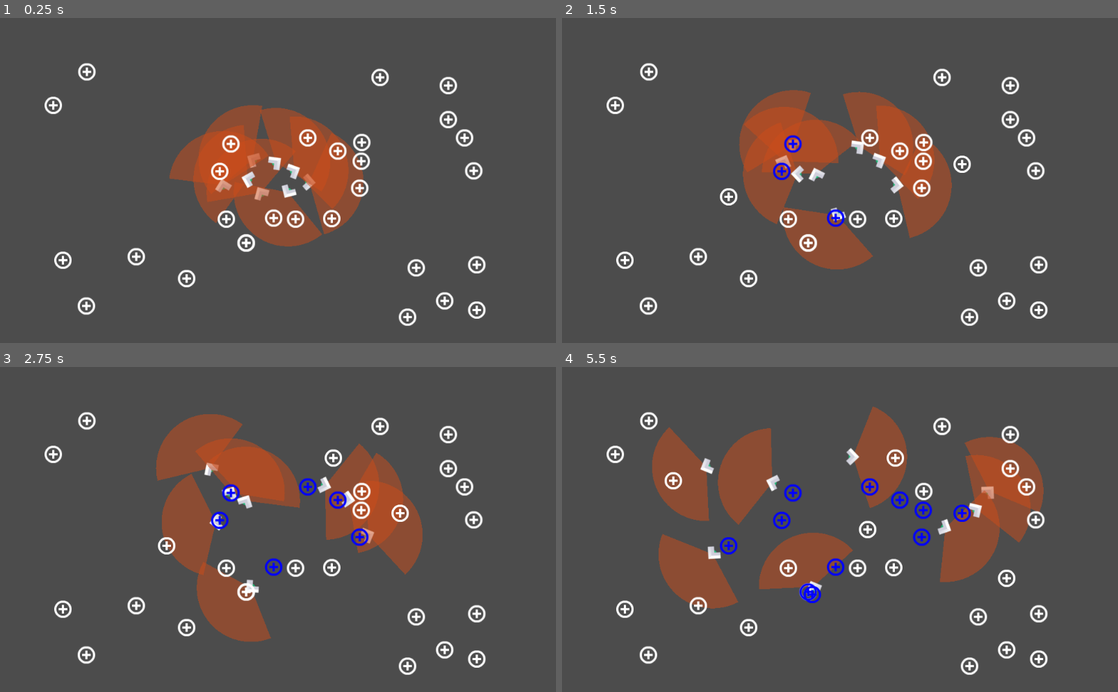
Above: before the commit, frames 1-4 (two rows, left to right).
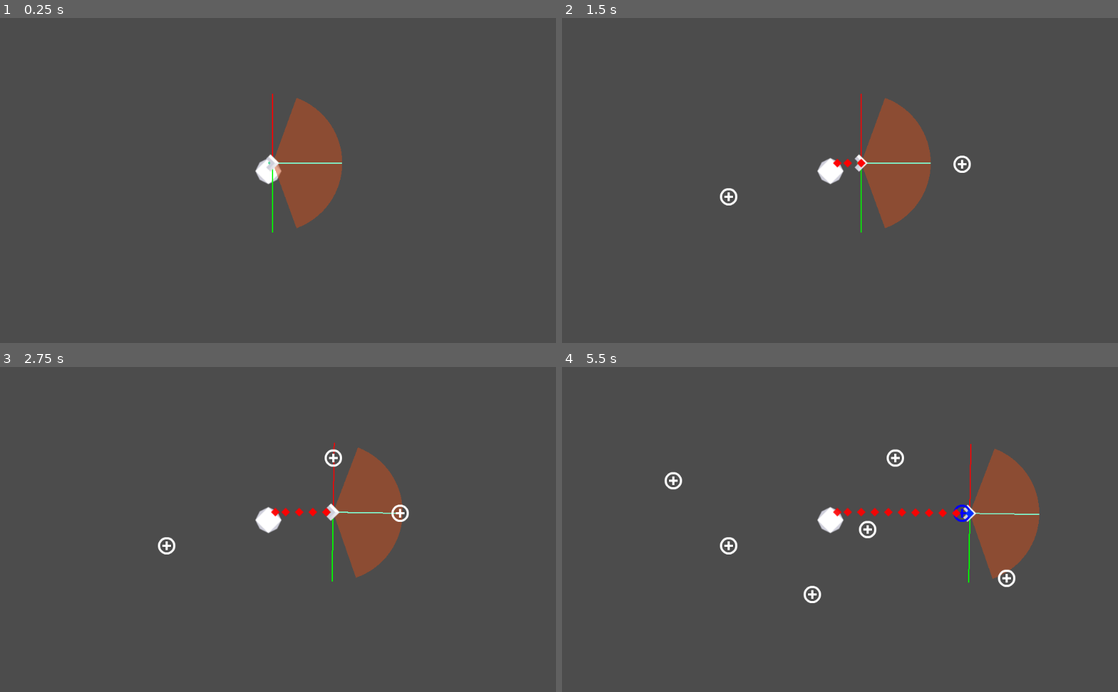
Above: after the commit, the same moments.

Repository: AdrKacz/IA-BDI
Game: Godot game, scene res://debug/playground/playground.tscn
Two runs of this game, one before a commit and one after it. Both use one fixed random seed, a clock stepped at 60 frames per second and the inputs below. The project has no main scene, so this scene is started directly.
Inputs (mouse positions are in pixels of both pictures, inside the frame that each line leads up to):
- Up to frame 1 (0.25 s): no input
- Up to frame 2 (1.5 s): move the mouse to (962, 164) at 0.52 s; click (962, 164) at 0.67 s; drag from (728, 196) to (801, 148) at 1.27 s
- Up to frame 3 (2.75 s): move the mouse to (333, 458) at 2.02 s; click (333, 458) at 2.17 s
- Up to frame 4 (5.5 s): drag from (812, 594) to (928, 536) at 2.77 s; move the mouse to (1006, 578) at 3.52 s; click (1006, 578) at 3.67 s; drag from (673, 480) to (923, 510) at 4.27 s; move the mouse to (867, 529) at 5.02 s; click (867, 529) at 5.17 s

The runs differ from the first frame. In frame 1, 12% of the frame differs, in the area x 8-88%, y 13-95%; in frame 2, 14%; in frame 3, 15%; in frame 4, 17%, in the area x 8-88%, y 12-95%.

Commit message:
Pheromone Steering, not lasting problem not solved

Diff:
--- /dev/null
+++ b/Spaceship-Simulation/base/base.gd
@@ -0,0 +1,21 @@
+extends Area2D
+
+export (PackedScene) var spaceship_scene : PackedScene
+
+var _random : RandomNumberGenerator
+
+func _ready() -> void:
+	_random = RandomNumberGenerator.new()
+	_random.randomize()
+
+func get_spaceship_at_random():
+	var inside_unit_circle : Vector2 = Vector2(_random.randf_range(-1, 1), _random.randf_range(-1, 1)).clamped(1)
+	var spaceship_relative_position : Vector2 = inside_unit_circle * $CollisionShape2D.shape.radius
+
+	var spaceship : Spaceship = spaceship_scene.instance()
+	spaceship.global_position = global_position + spaceship_relative_position
+
+	var angle : float = atan2(spaceship_relative_position.y, spaceship_relative_position.x)
+	spaceship.rotation = angle
+
+	return spaceship
--- /dev/null
+++ b/Spaceship-Simulation/base/base.tscn
@@ -0,0 +1,20 @@
+[gd_scene load_steps=5 format=2]
+
+[ext_resource path="res://Assets/simple-space/meteor_large.png" type="Texture" id=1]
+[ext_resource path="res://base/base.gd" type="Script" id=2]
+[ext_resource path="res://spaceship/spaceship.tscn" type="PackedScene" id=3]
+
+[sub_resource type="CircleShape2D" id=1]
+radius = 16.0
+
+[node name="Base" type="Area2D" groups=[
+"base",
+]]
+script = ExtResource( 2 )
+spaceship_scene = ExtResource( 3 )
+
+[node name="meteor_large" type="Sprite" parent="."]
+texture = ExtResource( 1 )
+
+[node name="CollisionShape2D" type="CollisionShape2D" parent="."]
+shape = SubResource( 1 )
--- a/Spaceship-Simulation/debug/playground/playground.gd
+++ b/Spaceship-Simulation/debug/playground/playground.gd
@@ -1,28 +1,18 @@
 extends Node2D
 
-export (PackedScene) var Supply : PackedScene
+export (PackedScene) var supply_scene : PackedScene
 
-var _dragging = false
-var _click_radius = 32
+export (int) var number_of_spaceship = 1
 
-#func _process(_delta):
-#	$Spaceship._target = $Target.position
+func _ready():
+	for _i in range(number_of_spaceship):
+		var spaceship: Spaceship = $Base.get_spaceship_at_random()
+		add_child(spaceship)
+		spaceship.setup()
 
-func _input(event : InputEvent):
-	if event is InputEventMouseButton and event.button_index == BUTTON_LEFT:
-		if (event.position - $Target.position).length() < _click_radius:
-			# Start dragging if the click is on the sprite
-			if not _dragging and event.pressed:
-				_dragging = true
-		elif event.pressed:
-			# Create supply
-			var supply : RigidBody2D = Supply.instance()
-			supply.position = event.position
-			add_child(supply)
-		# Stop dragging if the button is released
-		if _dragging and not event.pressed:
-			_dragging = false
-
-	if event is InputEventMouseMotion and _dragging:
-		# While dragging, move the sprite with the mouse
-		$Target.position = event.position
+func _input(event : InputEvent) -> void:
+	if event is InputEventMouseButton and event.button_index == BUTTON_LEFT and event.pressed:
+		# Create supply
+		var supply : Supply = supply_scene.instance()
+		supply.position = event.position
+		add_child(supply)
--- a/Spaceship-Simulation/debug/playground/playground.tscn
+++ b/Spaceship-Simulation/debug/playground/playground.tscn
@@ -1,128 +1,12 @@
-[gd_scene load_steps=5 format=2]
+[gd_scene load_steps=4 format=2]
 
 [ext_resource path="res://debug/playground/playground.gd" type="Script" id=1]
-[ext_resource path="res://debug/target/target.tscn" type="PackedScene" id=2]
-[ext_resource path="res://spaceship/spaceship.tscn" type="PackedScene" id=3]
+[ext_resource path="res://base/base.tscn" type="PackedScene" id=2]
 [ext_resource path="res://debug/supply/supply.tscn" type="PackedScene" id=4]
 
 [node name="Playground" type="Node2D"]
 script = ExtResource( 1 )
-Supply = ExtResource( 4 )
+supply_scene = ExtResource( 4 )
 
-[node name="Spaceship" parent="." instance=ExtResource( 3 )]
-position = Vector2( 467.478, 267.908 )
-
-[node name="Spaceship2" parent="." instance=ExtResource( 3 )]
-position = Vector2( 565.914, 301.657 )
-
-[node name="Spaceship3" parent="." instance=ExtResource( 3 )]
-position = Vector2( 479.665, 320.407 )
-
-[node name="Spaceship4" parent="." instance=ExtResource( 3 )]
-position = Vector2( 506.853, 266.97 )
-
-[node name="Spaceship5" parent="." instance=ExtResource( 3 )]
-position = Vector2( 542.477, 283.845 )
-
-[node name="Spaceship6" parent="." instance=ExtResource( 3 )]
-position = Vector2( 531.227, 320.407 )
-rotation = 1.54796
-
-[node name="Spaceship7" parent="." instance=ExtResource( 3 )]
-position = Vector2( 443.103, 341.969 )
-rotation = 1.54796
-
-[node name="Spaceship8" parent="." instance=ExtResource( 3 )]
-position = Vector2( 443.103, 341.969 )
-rotation = 1.54796
-
-[node name="Target" parent="." instance=ExtResource( 2 )]
-visible = false
-position = Vector2( 339.656, 208.235 )
-
-[node name="Supply" parent="." instance=ExtResource( 4 )]
-position = Vector2( 250.968, 440.629 )
-
-[node name="Supply2" parent="." instance=ExtResource( 4 )]
-position = Vector2( 343.78, 480.941 )
-
-[node name="Supply17" parent="." instance=ExtResource( 4 )]
-position = Vector2( 504.09, 369.38 )
-
-[node name="Supply18" parent="." instance=ExtResource( 4 )]
-position = Vector2( 544.402, 371.255 )
-
-[node name="Supply19" parent="." instance=ExtResource( 4 )]
-position = Vector2( 416.904, 371.255 )
-
-[node name="Supply20" parent="." instance=ExtResource( 4 )]
-position = Vector2( 404.716, 283.131 )
-
-[node name="Supply21" parent="." instance=ExtResource( 4 )]
-position = Vector2( 425.341, 232.506 )
-
-[node name="Supply22" parent="." instance=ExtResource( 4 )]
-position = Vector2( 566.902, 221.256 )
-
-[node name="Supply23" parent="." instance=ExtResource( 4 )]
-position = Vector2( 622.214, 245.631 )
-
-[node name="Supply24" parent="." instance=ExtResource( 4 )]
-position = Vector2( 666.276, 229.694 )
-
-[node name="Supply25" parent="." instance=ExtResource( 4 )]
-position = Vector2( 665.339, 264.381 )
-
-[node name="Supply26" parent="." instance=ExtResource( 4 )]
-position = Vector2( 662.526, 314.068 )
-
-[node name="Supply27" parent="." instance=ExtResource( 4 )]
-position = Vector2( 610.964, 370.317 )
-
-[node name="Supply28" parent="." instance=ExtResource( 4 )]
-position = Vector2( 453.466, 415.317 )
-
-[node name="Supply29" parent="." instance=ExtResource( 4 )]
-position = Vector2( 453.466, 415.317 )
-
-[node name="Supply3" parent="." instance=ExtResource( 4 )]
-position = Vector2( 159.094, 531.566 )
-
-[node name="Supply4" parent="." instance=ExtResource( 4 )]
-position = Vector2( 115.97, 447.192 )
-
-[node name="Supply5" parent="." instance=ExtResource( 4 )]
-position = Vector2( 98.1573, 161.257 )
-
-[node name="Supply6" parent="." instance=ExtResource( 4 )]
-position = Vector2( 160.032, 99.3829 )
-
-[node name="Supply7" parent="." instance=ExtResource( 4 )]
-position = Vector2( 700.026, 109.695 )
-
-[node name="Supply8" parent="." instance=ExtResource( 4 )]
-position = Vector2( 825.649, 124.695 )
-
-[node name="Supply9" parent="." instance=ExtResource( 4 )]
-position = Vector2( 825.649, 187.507 )
-
-[node name="Supply10" parent="." instance=ExtResource( 4 )]
-position = Vector2( 855.649, 221.257 )
-
-[node name="Supply11" parent="." instance=ExtResource( 4 )]
-position = Vector2( 872.524, 282.193 )
-
-[node name="Supply12" parent="." instance=ExtResource( 4 )]
-position = Vector2( 750.65, 552.19 )
-
-[node name="Supply13" parent="." instance=ExtResource( 4 )]
-position = Vector2( 819.087, 522.191 )
-
-[node name="Supply14" parent="." instance=ExtResource( 4 )]
-position = Vector2( 878.149, 539.066 )
-
-[node name="Supply15" parent="." instance=ExtResource( 4 )]
-position = Vector2( 878.149, 455.629 )
-
-[node name="Supply16" parent="." instance=ExtResource( 4 )]
-position = Vector2( 766.587, 461.254 )
+[node name="Base" parent="." instance=ExtResource( 2 )]
+position = Vector2( 494.356, 282.463 )
--- a/Spaceship-Simulation/debug/supply/supply.gd
+++ b/Spaceship-Simulation/debug/supply/supply.gd
@@ -1,7 +1,9 @@
 extends RigidBody2D
+class_name Supply
+
 export (int) var resources : int = 10
 
-func collect_resources(quantity : int):
+func collect_resources(quantity : int) -> int:
 	if resources > quantity:
 		resources -= quantity
 		return quantity
--- a/Spaceship-Simulation/debug/supply/supply.tscn
+++ b/Spaceship-Simulation/debug/supply/supply.tscn
@@ -6,7 +6,9 @@
 [sub_resource type="CircleShape2D" id=1]
 radius = 16.0
 
-[node name="Supply" type="RigidBody2D"]
+[node name="Supply" type="RigidBody2D" groups=[
+"supply",
+]]
 collision_layer = 4
 collision_mask = 0
 gravity_scale = 0.0
--- a/Spaceship-Simulation/pheromone/home-pheromone.tscn
+++ b/Spaceship-Simulation/pheromone/home-pheromone.tscn
@@ -1,12 +1,16 @@
-[gd_scene load_steps=3 format=2]
+[gd_scene load_steps=4 format=2]
 
 [ext_resource path="res://Assets/simple-space/star_tiny.png" type="Texture" id=1]
+[ext_resource path="res://pheromone/pheromone.gd" type="Script" id=2]
 
 [sub_resource type="CircleShape2D" id=1]
-radius = 8.0
+radius = 16.0
 
 [node name="HomePheromone" type="Area2D"]
 modulate = Color( 1, 0, 0, 1 )
+collision_layer = 8
+collision_mask = 0
+script = ExtResource( 2 )
 
 [node name="CollisionShape2D" type="CollisionShape2D" parent="."]
 position = Vector2( -0.0703125, 0.015625 )
--- /dev/null
+++ b/Spaceship-Simulation/pheromone/pheromone.gd
@@ -0,0 +1,15 @@
+extends Area2D
+class_name Pheromone
+
+export (float) var evaporation_time : float = 50
+
+var lifetime : float = 0
+
+func _process(delta) -> void:
+	lifetime += delta
+	$star_tiny.modulate.a = max(0, 1 - lifetime / evaporation_time)
+	if lifetime >= evaporation_time:
+		queue_free()
+
+func get_strength() -> float:
+	return max(0, 1 - lifetime / evaporation_time)
--- a/Spaceship-Simulation/pheromone/resources-pheromone.tscn
+++ b/Spaceship-Simulation/pheromone/resources-pheromone.tscn
@@ -1,12 +1,16 @@
-[gd_scene load_steps=3 format=2]
+[gd_scene load_steps=4 format=2]
 
 [ext_resource path="res://Assets/simple-space/star_tiny.png" type="Texture" id=1]
+[ext_resource path="res://pheromone/pheromone.gd" type="Script" id=2]
 
 [sub_resource type="CircleShape2D" id=1]
-radius = 8.0
+radius = 16.0
 
 [node name="ResourcesPheromone" type="Area2D"]
 modulate = Color( 0, 0.180392, 1, 1 )
+collision_layer = 16
+collision_mask = 0
+script = ExtResource( 2 )
 
 [node name="CollisionShape2D" type="CollisionShape2D" parent="."]
 position = Vector2( -0.0703125, 0.015625 )
--- a/Spaceship-Simulation/project.godot
+++ b/Spaceship-Simulation/project.godot
@@ -7,6 +7,34 @@
 ;   param=value ; assign values to parameters
 
 config_version=4
+
+_global_script_classes=[ {
+"base": "Area2D",
+"class": "Pheromone",
+"language": "GDScript",
+"path": "res://pheromone/pheromone.gd"
+}, {
+"base": "Area2D",
+"class": "Sensor",
+"language": "GDScript",
+"path": "res://spaceship/sensor.gd"
+}, {
+"base": "KinematicBody2D",
+"class": "Spaceship",
+"language": "GDScript",
+"path": "res://spaceship/spaceship.gd"
+}, {
+"base": "RigidBody2D",
+"class": "Supply",
+"language": "GDScript",
+"path": "res://debug/supply/supply.gd"
+} ]
+_global_script_class_icons={
+"Pheromone": "",
+"Sensor": "",
+"Spaceship": "",
+"Supply": ""
+}
 
 [application]
 
--- /dev/null
+++ b/Spaceship-Simulation/spaceship/sensor.gd
@@ -0,0 +1,15 @@
+extends Area2D
+class_name Sensor
+
+var _value : float = 0
+
+func update_value(look_for_resources) -> void:
+	# Follow the way back (to move back and forth between source and home)
+	_value = 0
+	if look_for_resources:
+		collision_mask = 0b10000 # 16 -> Resource Pheromone
+	else:
+		collision_mask = 0b1000 # 8 -> Home Pheromone
+	for area in get_overlapping_areas():
+		var pheromone := area as Pheromone
+		_value += pheromone.get_strength()
--- /dev/null
+++ b/Spaceship-Simulation/spaceship/sensor.tscn
@@ -0,0 +1,14 @@
+[gd_scene load_steps=3 format=2]
+
+[ext_resource path="res://spaceship/sensor.gd" type="Script" id=1]
+
+[sub_resource type="CircleShape2D" id=1]
+radius = 64.0
+
+[node name="Sensor" type="Area2D"]
+collision_layer = 0
+collision_mask = 0
+script = ExtResource( 1 )
+
+[node name="CollisionShape2D" type="CollisionShape2D" parent="."]
+shape = SubResource( 1 )
--- a/Spaceship-Simulation/spaceship/spaceship.gd
+++ b/Spaceship-Simulation/spaceship/spaceship.gd
@@ -1,61 +1,100 @@
 extends KinematicBody2D
+class_name Spaceship
 
-enum { FULL, EMPTY }
+const FORWARD : Vector2 = Vector2(1, 0)
+const LEFT : Vector2 = Vector2(0, -1)
+const RIGHT : Vector2 = Vector2(0, 1)
+
+export (PackedScene) var resources_pheromone_scene : PackedScene
+export (PackedScene) var home_pheromone_scene : PackedScene
 
 export (float) var max_speed : float = 50
 export (float) var steer_strength : float = 50
-export (float) var wander_strength : float = 0.2
+export (float) var wander_strength : float = 0.1
 
 export (float) var _view_angle : float = 140
 export (float) var pick_up_radius : float = 8
 
-export (int) var resources : int  = 0
-export (int) var resources_capacity : int = 100000
 export (int) var pick_up_capacity : int = 10
 
+var _is_looking_for_resources : bool = true
+
 var _velocity : Vector2 = Vector2()
-var _desired_direction : Vector2 = Vector2()
+var _desired_direction : Vector2
+
 var _random : RandomNumberGenerator
 
-var _state = EMPTY
+var _target : Node2D
 
-var _target : RigidBody2D
+onready var _squared_pick_up_radius : float = pick_up_radius * pick_up_radius
 
-onready var squared_pick_up_radius : float = pick_up_radius * pick_up_radius
 
-func _ready():
+var _temp = Vector2()
+
+func _ready() -> void:
 	_random = RandomNumberGenerator.new()
 	_random.randomize()
+	setup()
 
-func handle_supply():
-	if _state == FULL:
-		return
+func setup() -> void:
+	_desired_direction = FORWARD
 
+func handle_pheromone_steering() -> void:
+	$LeftSensor.update_value(_is_looking_for_resources)
+	$CentreSensor.update_value(_is_looking_for_resources)
+	$RightSensor.update_value(_is_looking_for_resources)
+
+	if $CentreSensor._value > max($LeftSensor._value, $RightSensor._value):
+		print('Forward')
+	elif $LeftSensor._value > max($CentreSensor._value, $RightSensor._value):
+		_desired_direction += LEFT * 100
+		print('Left')
+	elif $RightSensor._value > max($LeftSensor._value, $CentreSensor._value):
+		_desired_direction += RIGHT * 100
+		print('Right')
+
+func handle_supply() -> void:
 	if _target:
-		if position.distance_squared_to(_target.position) < squared_pick_up_radius:
-			resources += _target.collect_resources(pick_up_capacity)
-			if resources >= resources_capacity:
-				_state = FULL
-				_target = null
-			elif _target.resources <= 0:
-				_target = null
+		if position.distance_squared_to(_target.global_position) < _squared_pick_up_radius:
+			if _target.collect_resources(pick_up_capacity) > 0:
+				_is_looking_for_resources = false
+			_target = null
 
 	else:
 		for body in $Radar.get_overlapping_bodies():
 			if body.has_method('collect_resources') and body.resources > 0:
-				# Start targeting the food it is within the view angle
+				# Start targeting the supply it is within the view angle
+				var angle : float =  transform.x.angle_to((body.position - position).normalized())
+				if deg2rad(-_view_angle / 2) < angle and angle < deg2rad(_view_angle / 2):
+					_target = body
+					_temp = (_target.position - position).normalized()
+
+func handle_base() -> void:
+	if _target:
+		if position.distance_squared_to(_target.global_position) < _squared_pick_up_radius:
+			_is_looking_for_resources = true
+			_target = null
+	else:
+		for body in $Radar.get_overlapping_bodies():
+			if body.is_in_group('base'):
+				# Start targeting the base it is within the view angle
 				var angle : float =  transform.x.angle_to((body.position - position).normalized())
 				if deg2rad(-_view_angle / 2) < angle and angle < deg2rad(_view_angle / 2):
 					_target = body
 
-func _physics_process(delta : float):
-	handle_supply()
-	# Target
+func _physics_process(delta : float) -> void:
+
+	if _is_looking_for_resources:
+		handle_supply()
+	else:
+		handle_base()
+
 	if _target:
 		_desired_direction = (_target.position - position).normalized()
 	else:
+		handle_pheromone_steering()
 		var inside_unit_circle : Vector2 = Vector2(_random.randf_range(-1, 1), _random.randf_range(-1, 1)).clamped(1)
-		_desired_direction = (_desired_direction + inside_unit_circle * wander_strength).normalized()
+		_desired_direction = (_desired_direction + inside_unit_circle * 0).normalized()
 
 	# Movement
 	var desired_velocity : Vector2 = _desired_direction * max_speed
@@ -69,7 +108,7 @@
 	var angle : float = atan2(_velocity.y, _velocity.x)
 	rotation = angle
 
-func draw_circle_arc_poly(center : Vector2, radius : float, angle_from : float, angle_to : float, color : Color):
+func draw_circle_arc_poly(center : Vector2, radius : float, angle_from : float, angle_to : float, color : Color) -> void:
 	var nb_point : int = 32
 	var points_arc : PoolVector2Array = PoolVector2Array()
 	points_arc.push_back(center)
@@ -80,6 +119,25 @@
 		points_arc.push_back(center + Vector2(cos(angle_point), sin(angle_point)) * radius)
 	draw_polygon(points_arc, colors)
 
-func _draw():
+
+func _process(_delta) -> void:
+	update()
+
+func _draw() -> void:
 	draw_circle_arc_poly(Vector2(), $Radar/CollisionShape2D.shape.radius, -_view_angle / 2, _view_angle / 2, Color(0.8, 0.3, 0.1, 0.5))
 	draw_circle(Vector2(), pick_up_radius, Color(0.1, 0.8, 0.5, 0.8))
+
+	draw_line(Vector2(), FORWARD * $Radar/CollisionShape2D.shape.radius, Color.aquamarine, 2)
+	draw_line(Vector2(), LEFT * $Radar/CollisionShape2D.shape.radius, Color.red, 2)
+	draw_line(Vector2(), RIGHT * $Radar/CollisionShape2D.shape.radius, Color.green, 2)
+
+
+
+func _on_PheromoneTimer_timeout() -> void:
+	var pheromone : Pheromone
+	if _is_looking_for_resources:
+		pheromone = home_pheromone_scene.instance()
+	else:
+		pheromone = resources_pheromone_scene.instance()
+	pheromone.global_position = global_position
+	get_parent().add_child(pheromone)
--- a/Spaceship-Simulation/spaceship/spaceship.tscn
+++ b/Spaceship-Simulation/spaceship/spaceship.tscn
@@ -1,16 +1,21 @@
-[gd_scene load_steps=5 format=2]
+[gd_scene load_steps=8 format=2]
 
 [ext_resource path="res://Assets/simple-space/ship_A.png" type="Texture" id=1]
 [ext_resource path="res://spaceship/spaceship.gd" type="Script" id=2]
+[ext_resource path="res://pheromone/resources-pheromone.tscn" type="PackedScene" id=3]
+[ext_resource path="res://pheromone/home-pheromone.tscn" type="PackedScene" id=4]
+[ext_resource path="res://spaceship/sensor.tscn" type="PackedScene" id=5]
 
 [sub_resource type="CircleShape2D" id=1]
 radius = 16.0
 
 [sub_resource type="CircleShape2D" id=2]
-radius = 100.0
+radius = 128.0
 
 [node name="Spaceship" type="KinematicBody2D"]
 script = ExtResource( 2 )
+resources_pheromone_scene = ExtResource( 3 )
+home_pheromone_scene = ExtResource( 4 )
 
 [node name="CollisionShape2D" type="CollisionShape2D" parent="."]
 shape = SubResource( 1 )
@@ -25,3 +30,18 @@
 
 [node name="CollisionShape2D" type="CollisionShape2D" parent="Radar"]
 shape = SubResource( 2 )
+
+[node name="PheromoneTimer" type="Timer" parent="."]
+wait_time = 0.5
+autostart = true
+
+[node name="LeftSensor" parent="." instance=ExtResource( 5 )]
+position = Vector2( 0, -32 )
+
+[node name="CentreSensor" parent="." instance=ExtResource( 5 )]
+position = Vector2( 64, 0 )
+
+[node name="RightSensor" parent="." instance=ExtResource( 5 )]
+position = Vector2( 0, 32 )
+
+[connection signal="timeout" from="PheromoneTimer" to="." method="_on_PheromoneTimer_timeout"]
